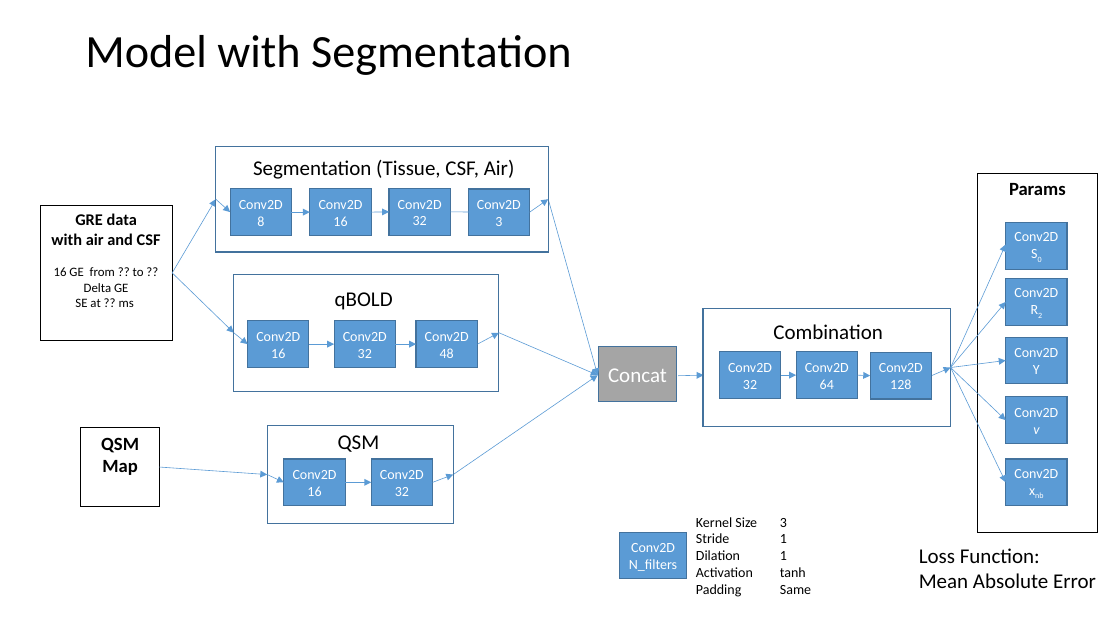
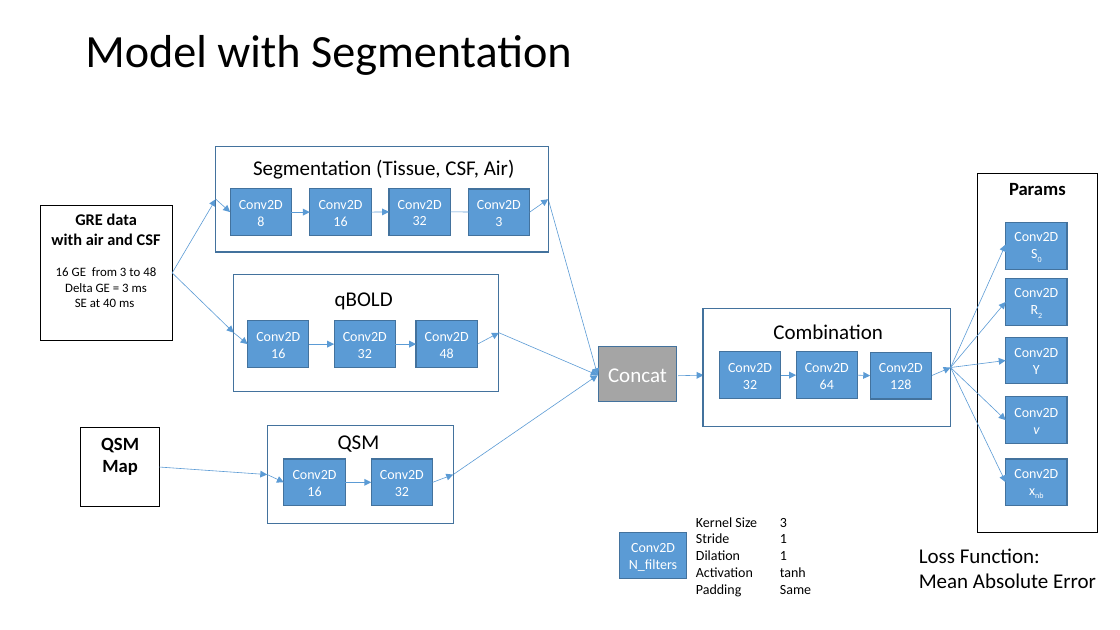
Before and after one commit to PatrickKinz/DeepLearning, a slide deck: slide 6 of Netzwerk_Architekturen.pptx (slide 4 before the commit). Drawn at 1120x630 pixels with LibreOffice and Linux fonts; fonts in the diff are those of the drawing. Boxes give left, top, right and bottom in pixels: in the first picture for what was removed or moved away, otherwise in the second. Text is boxed around its words. In the diff, an @@ line names an element or a change of style, - is before the commit and + after.

```diff
--- a/Netzwerk_Architekturen.pptx
+++ b/Netzwerk_Architekturen.pptx
@@ text in rectangle at bbox=[56, 267, 156, 307]: text changed @@
-16 GE from ?? to ??
-Delta GE
-SE at ?? ms
+16 GE from 3 to 48
+Delta GE = 3 ms
+SE at 40 ms
```
Also in this commit, not shown: 3 other slides changed, 7 slides added, 1 other file.
